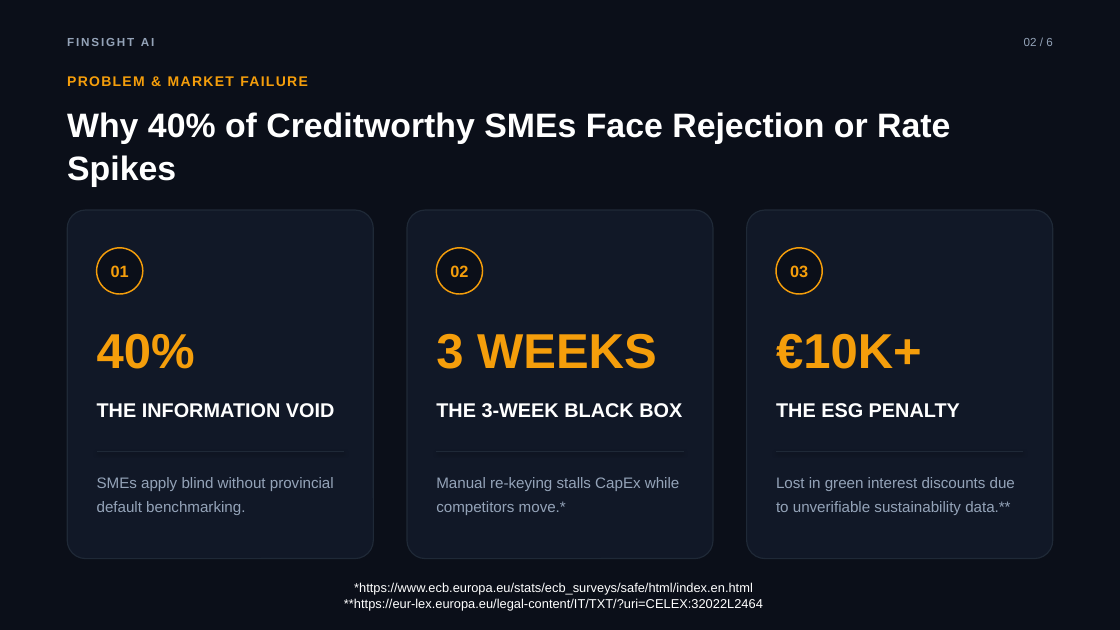
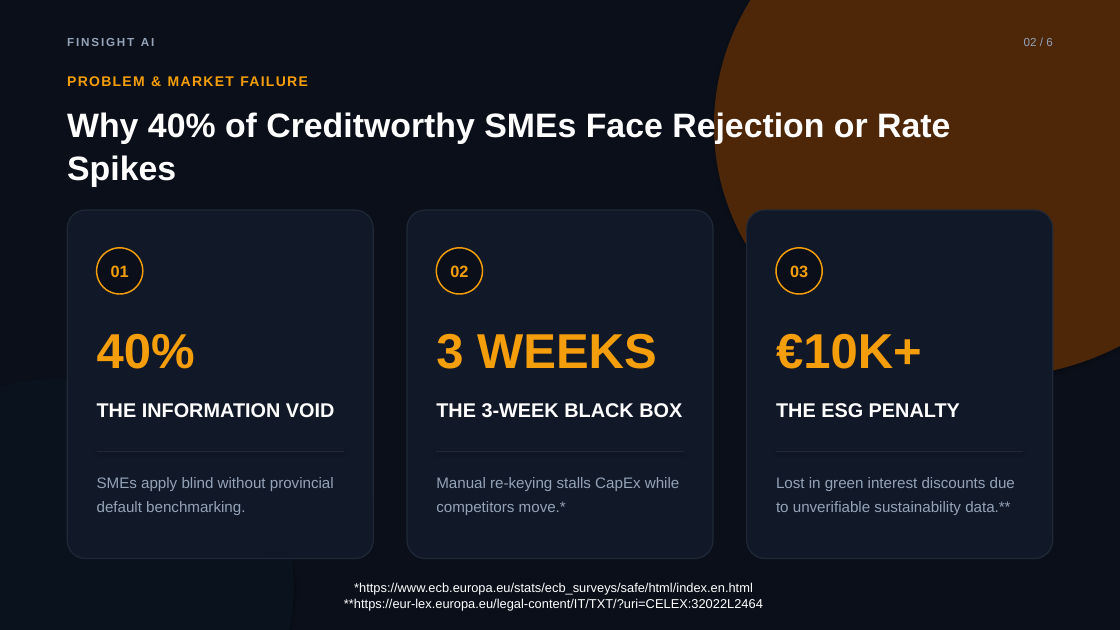
Before and after one commit to FRA-0023/ai2b-loop-troops, a slide deck: slide 2 of presentation/FinSight_AI_Pitch_Deck_Enterprise.pptx. Drawn at 1120x630 pixels with LibreOffice and Linux fonts; fonts in the diff are those of the drawing. Boxes give left, top, right and bottom in pixels: in the first picture for what was removed or moved away, otherwise in the second. Text is boxed around its words. In the diff, an @@ line names an element or a change of style, - is before the commit and + after.

```diff
--- a/presentation/FinSight_AI_Pitch_Deck_Enterprise.pptx
+++ b/presentation/FinSight_AI_Pitch_Deck_Enterprise.pptx
@@ ellipse added at (714,0,1120,378), fill #6B3305 at 70% opacity @@
```
Also in this commit, not shown: 3 other slides changed, 5 other files.
